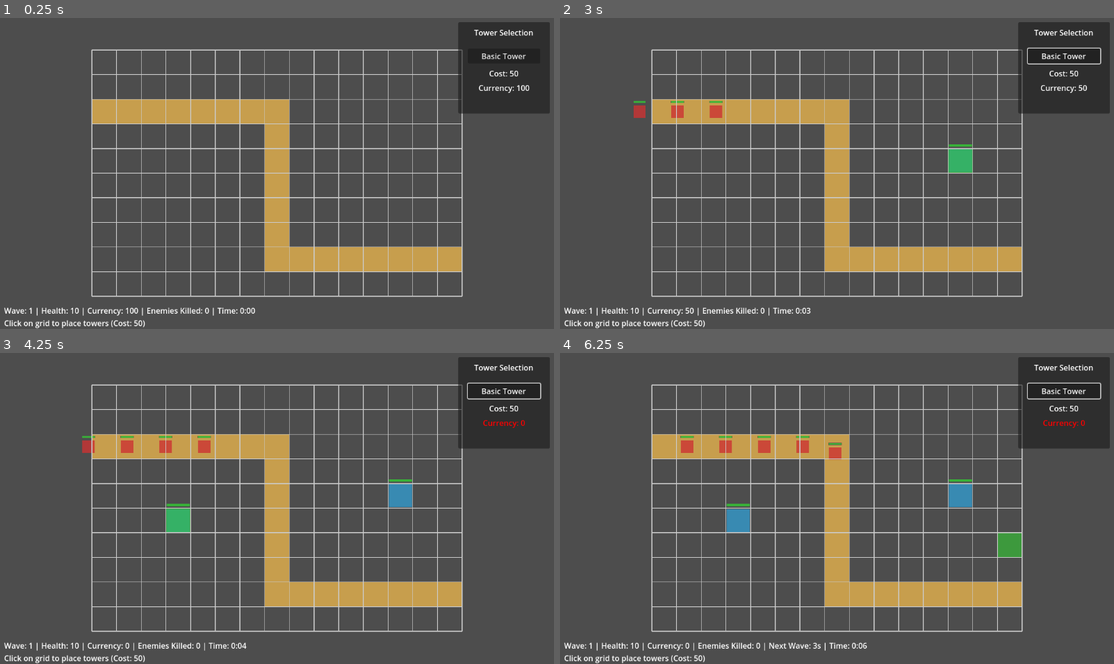
Above: before the commit, frames 1-4 (two rows, left to right).
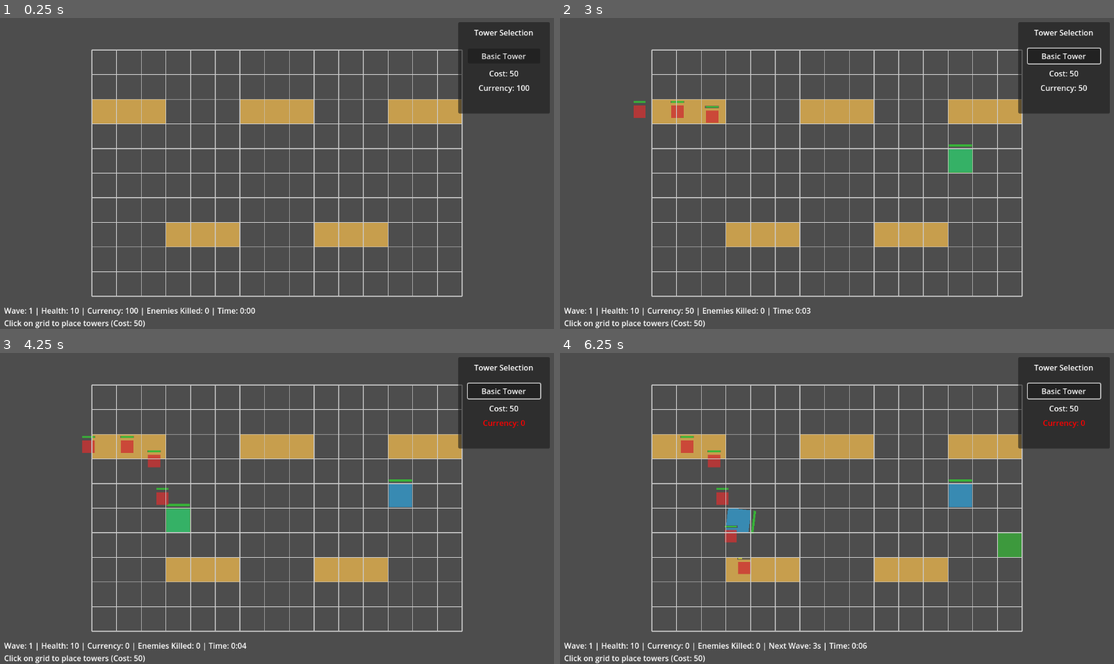
Above: after the commit, the same moments.

Repository: rivie13/CyberCrawler_basic_tower_defense_demo
Game: Godot game, scene res://scenes/Main.tscn
Two runs of this game, one before a commit and one after it. Both use one fixed random seed, a clock stepped at 60 frames per second and the inputs below.
Inputs (mouse positions are in pixels of both pictures, inside the frame that each line leads up to):
- Up to frame 1 (0.25 s): no input
- Up to frame 2 (3 s): click "Basic Tower" at 0.5 s; click "Basic Tower" at 1.25 s; click "Basic Tower" at 2 s; tap G at 2.75 s; move the mouse to (958, 157) at 2.77 s; click (958, 157) at 2.92 s
- Up to frame 3 (4.25 s): move the mouse to (166, 524) at 3.52 s; click (166, 524) at 3.67 s
- Up to frame 4 (6.25 s): move the mouse to (892, 440) at 4.27 s; click (892, 440) at 4.42 s; move the mouse to (809, 570) at 5.02 s; click (809, 570) at 5.17 s; move the mouse to (1003, 555) at 5.77 s; click (1003, 555) at 5.92 s

The runs differ from the first frame. In frame 1, 8.8% of the frame differs, in the area x 29-84%, y 26-82%; in frame 2, 9.0%; in frame 3, 9.1%; in frame 4, 9.5%, in the area x 26-84%, y 26-82%.

Commit message:
Add random grid layout selection on game load
- WaveManager now randomly selects from STRAIGHT_LINE, L_SHAPED, S_CURVED, or ZIGZAG layouts
- Layout type is selected once and used consistently for both path creation and grid positions
- Adds variety to gameplay with different strategic challenges each run
- Print statement shows which layout was selected for debugging

Diff:
--- a/cybercrawler_basictowerdefense/scripts/WaveManager.gd
+++ b/cybercrawler_basictowerdefense/scripts/WaveManager.gd
@@ -27,6 +27,7 @@
 # Grid reference for positioning
 var grid_manager: Node
 var grid_layout: GridLayout
+var selected_layout_type: GridLayout.LayoutType
 
 func _ready():
 	setup_enemy_spawning()
@@ -55,15 +56,26 @@
 		push_error("WaveManager: grid_layout not set!")
 		return
 
-	# Use GridLayout to create the enemy path
-	enemy_path = grid_layout.create_path()
+	# Randomly select a layout type for variety (only select once)
+	var layout_types = [
+		GridLayout.LayoutType.STRAIGHT_LINE,
+		GridLayout.LayoutType.L_SHAPED,
+		GridLayout.LayoutType.S_CURVED,
+		GridLayout.LayoutType.ZIGZAG
+	]
+	selected_layout_type = layout_types[randi() % layout_types.size()]
+
+	print("WaveManager: Selected random layout type: ", selected_layout_type)
+
+	# Use GridLayout to create the enemy path with selected layout
+	enemy_path = grid_layout.create_path(selected_layout_type)
 
 func get_path_grid_positions() -> Array[Vector2i]:
 	if not grid_layout:
 		return []
 
-	# Use GridLayout to get path grid positions
-	return grid_layout.get_path_grid_positions()
+	# Use the same selected layout type for consistency
+	return grid_layout.get_path_grid_positions(selected_layout_type)
 
 func start_wave():
 	if wave_active or current_wave > max_waves:
